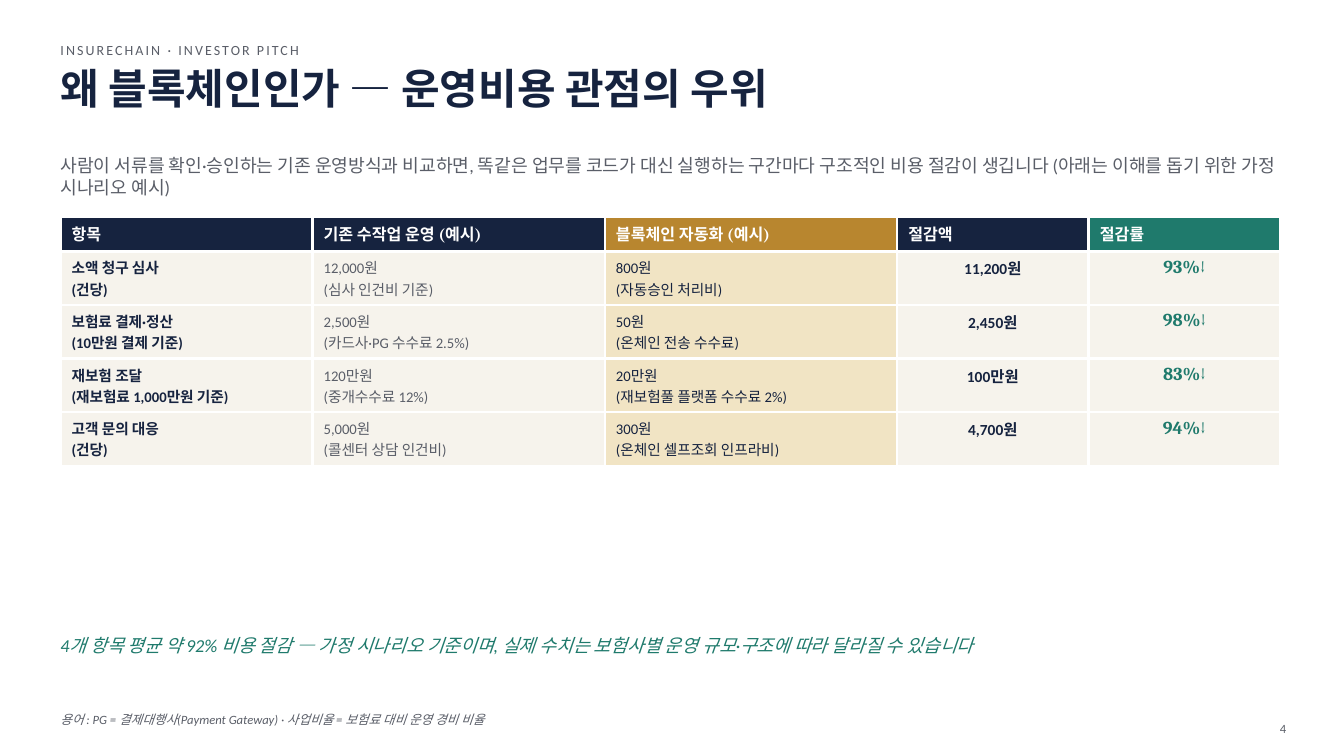
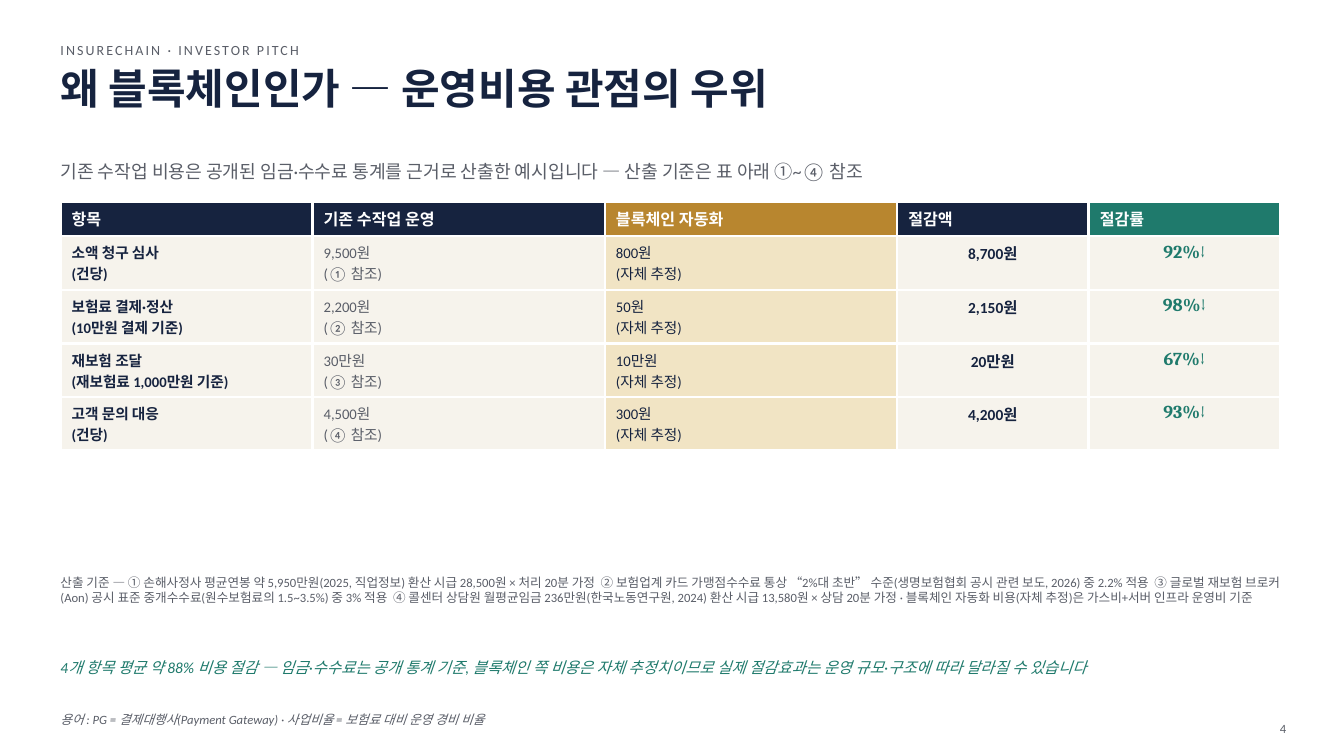
Before and after one commit to leeyonsei78/capstone_project_alpha, a slide deck: slide 4 of 인슈어체인_투자피칭_발표자료.pptx. Drawn at 1344x756 pixels with LibreOffice and Linux fonts; fonts in the diff are those of the drawing. Boxes give left, top, right and bottom in pixels: in the first picture for what was removed or moved away, otherwise in the second. Text is boxed around its words. In the diff, an @@ line names an element or a change of style, - is before the commit and + after.

```diff
--- a/인슈어체인_투자피칭_발표자료.pptx
+++ b/인슈어체인_투자피칭_발표자료.pptx
@@ text removed at bbox=[60, 157, 1274, 196] @@
-사람이 서류를 확인·승인하는 기존 운영방식과 비교하면, 똑같은 업무를 코드가 대신 실행하는 구간마다 구조적인 비용 절감이 생깁니다 (아래는 이해를 돕기 위한 가정 시나리오 예시)
@@ text added at bbox=[60, 162, 863, 181], 13 pt, text #5A5E68 @@
+기존 수작업 비용은 공개된 임금·수수료 통계를 근거로 산출한 예시입니다 — 산출 기준은 표 아래 ①~④ 참조
@@ table at bbox=[60, 202, 1280, 447] @@
-row 1, column 2: 기존 수작업 운영 (예시)
+row 1, column 2: 기존 수작업 운영
-row 1, column 3: 블록체인 자동화 (예시)
+row 1, column 3: 블록체인 자동화
-row 2: 소액 청구 심사 / (건당) | 12,000원 / (심사 인건비 기준) | 800원 / (자동승인 처리비) | 11,200원 | 93%↓
+row 2: 소액 청구 심사 / (건당) | 9,500원 / (① 참조) | 800원 / (자체 추정) | 8,700원 | 92%↓
-row 3: 보험료 결제·정산 / (10만원 결제 기준) | 2,500원 / (카드사·PG 수수료 2.5%) | 50원 / (온체인 전송 수수료) | 2,450원 | 98%↓
+row 3: 보험료 결제·정산 / (10만원 결제 기준) | 2,200원 / (② 참조) | 50원 / (자체 추정) | 2,150원 | 98%↓
-row 4: 재보험 조달 / (재보험료 1,000만원 기준) | 120만원 / (중개수수료 12%) | 20만원 / (재보험풀 플랫폼 수수료 2%) | 100만원 | 83%↓
+row 4: 재보험 조달 / (재보험료 1,000만원 기준) | 30만원 / (③ 참조) | 10만원 / (자체 추정) | 20만원 | 67%↓
-row 5: 고객 문의 대응 / (건당) | 5,000원 / (콜센터 상담 인건비) | 300원 / (온체인 셀프조회 인프라비) | 4,700원 | 94%↓
+row 5: 고객 문의 대응 / (건당) | 4,500원 / (④ 참조) | 300원 / (자체 추정) | 4,200원 | 93%↓
@@ table: place and size @@
-table at bbox=[60, 217, 1280, 461]
+table at bbox=[60, 202, 1280, 447]
@@ text added at bbox=[60, 576, 1280, 604], 9 pt, text #5A5E68 @@
+산출 기준 — ① 손해사정사 평균연봉 약 5,950만원(2025, 직업정보) 환산 시급 28,500원 × 처리 20분 가정 ② 보험업계 카드 가맹점수수료 통상 “2%대 초반” 수준(생명보험협회 공시 관련 보도, 2026) 중 2.2% 적용 ③ 글로벌 재보험 브로커(Aon) 공시 표준 중개수수료(원수보험료의 1.5~3.5%) 중 3% 적용 ④ 콜센터 상담원 월평균임금 236만원(한국노동연구원, 2024) 환산 시급 13,580원 × 상담 20분 가정 · 블록체인 자동화 비용(자체 추정)은 가스비+서버 인프라 운영비 기준
@@ text at bbox=[86, 660, 1087, 675]: text changed; size 13 to 11 pt @@
-4개 항목 평균 약 92% 비용 절감 — 가정 시나리오 기준이며, 실제 수치는 보험사별 운영 규모·구조에 따라 달라질 수 있습니다
+4개 항목 평균 약 88% 비용 절감 — 임금·수수료는 공개 통계 기준, 블록체인 쪽 비용은 자체 추정치이므로 실제 절감효과는 운영 규모·구조에 따라 달라질 수 있습니다
```
